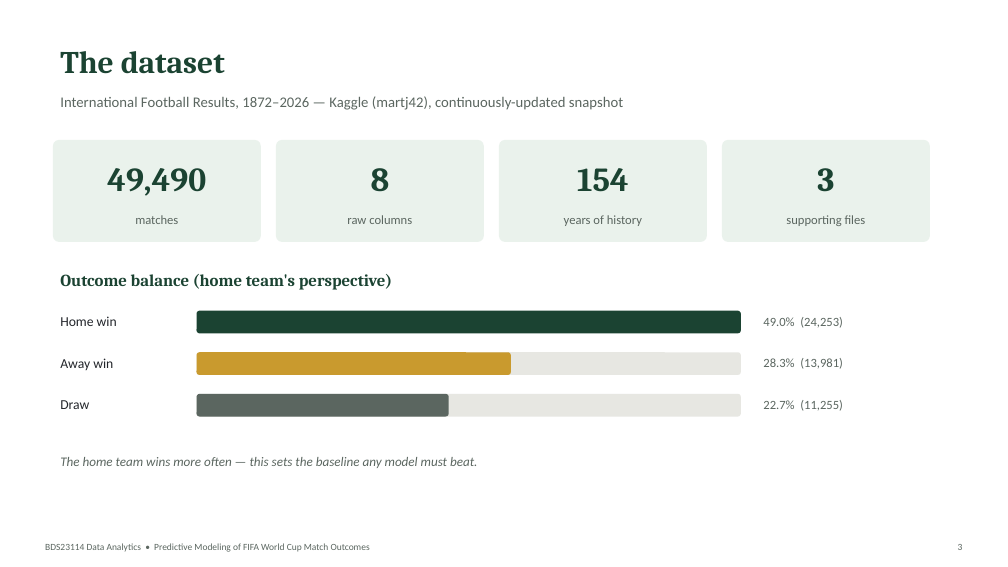
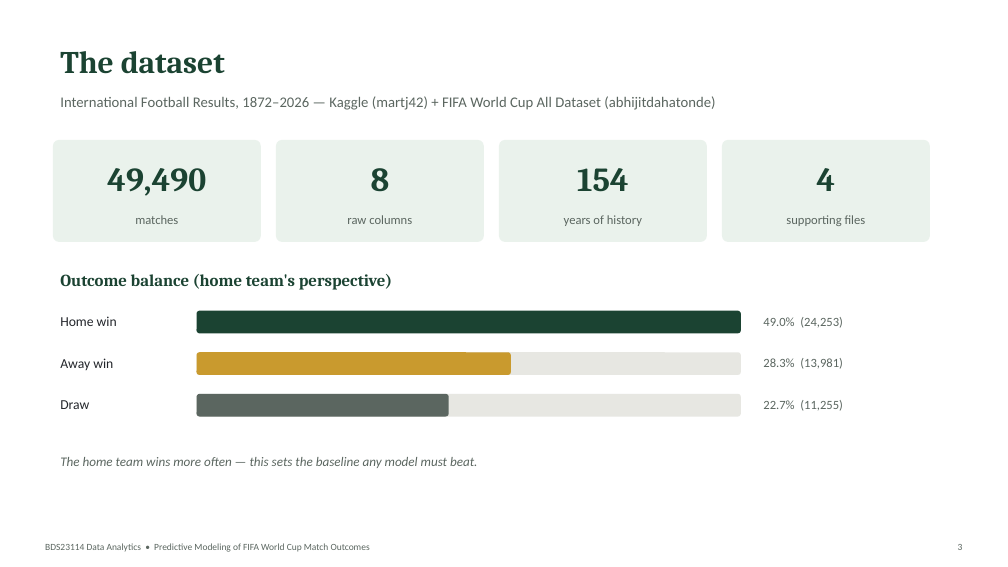
Before and after one commit to LEEWXIN/world-cup-outcome-prediction, a slide deck: slide 3 of presentation/World_Cup_Presentation.pptx. Drawn at 1008x567 pixels with LibreOffice and Linux fonts; fonts in the diff are those of the drawing. Boxes give left, top, right and bottom in pixels: in the first picture for what was removed or moved away, otherwise in the second. Text is boxed around its words. In the diff, an @@ line names an element or a change of style, - is before the commit and + after.

```diff
--- a/presentation/World_Cup_Presentation.pptx
+++ b/presentation/World_Cup_Presentation.pptx
@@ text at (60, 96, 715, 110): text changed @@
-International Football Results, 1872–2026 — Kaggle (martj42), continuously-updated snapshot
+International Football Results, 1872–2026 — Kaggle (martj42) + FIFA World Cup All Dataset (abhijitdahatonde)
@@ text at (817, 168, 836, 191): text changed @@
-3
+4
```
Also in this commit, not shown: 1 other slide changed, 7 other files.
